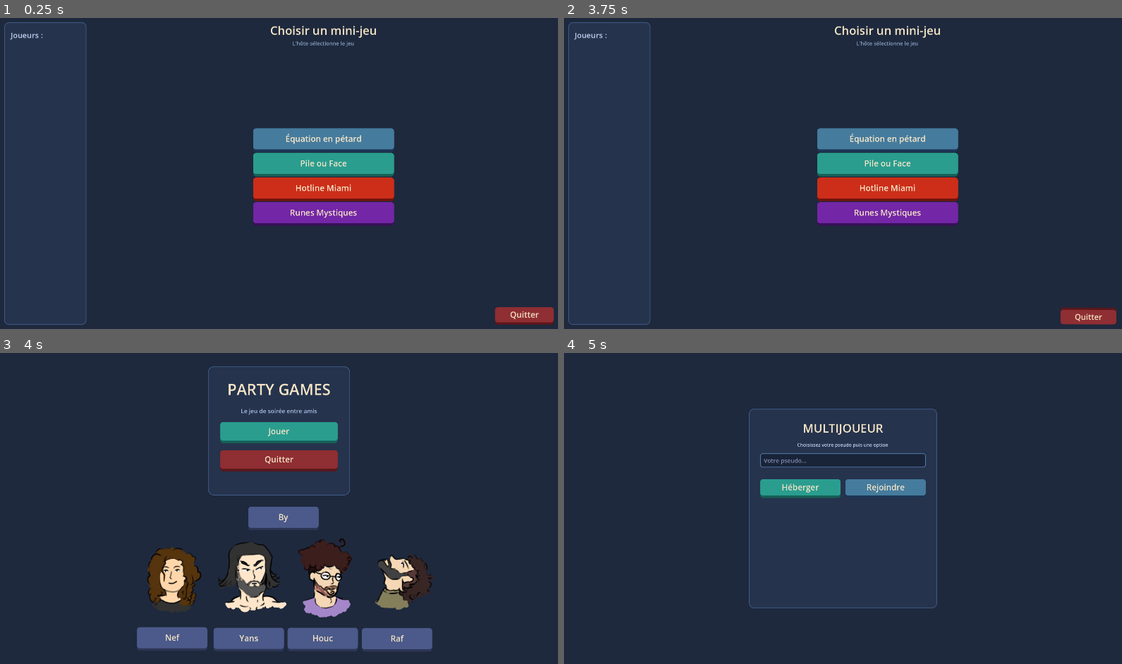
Above: before the commit, frames 1-4 (two rows, left to right).
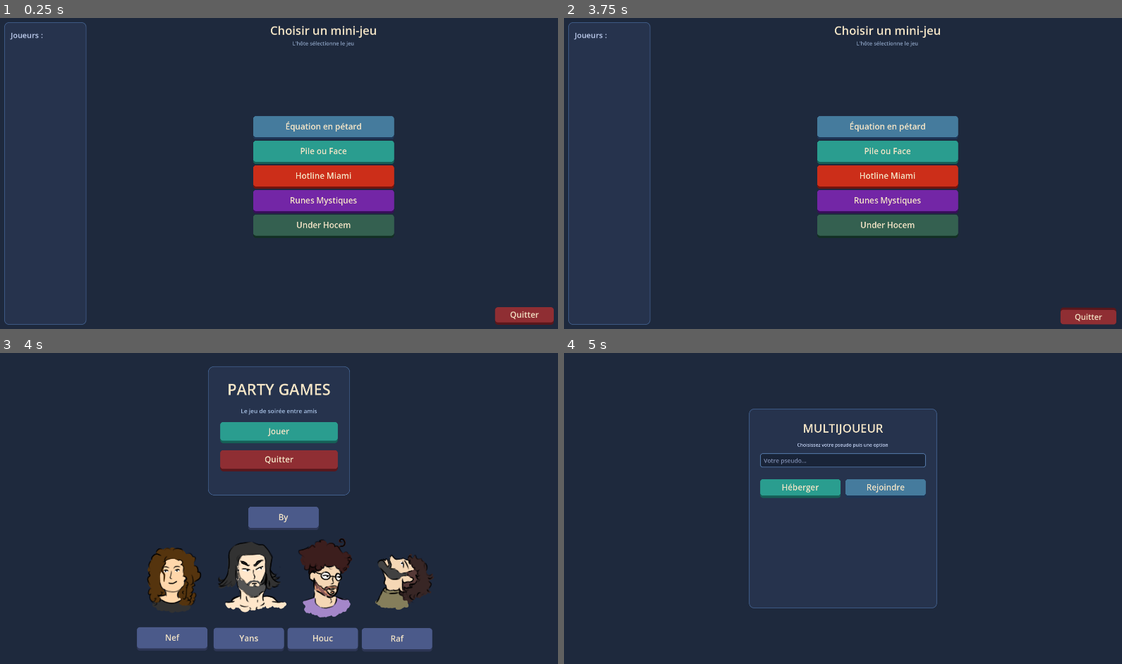
Above: after the commit, the same moments.

Repository: Gank-Bang/PartyGame
Game: Godot game, scene res://Scenes/Lobby/SelectGames.tscn
Two runs of this game, one before a commit and one after it. Both use one fixed random seed, a clock stepped at 60 frames per second and the inputs below. This scene is started directly instead of the project's main scene.
Inputs (mouse positions are in pixels of both pictures, inside the frame that each line leads up to):
- Up to frame 1 (0.25 s): no input
- Up to frame 2 (3.75 s): tap Enter at 0.5, 2, 3.5 s; move the mouse to (887, 139) at 0.52 s; hold Right (ui_right) 0.53-1.28 s; click (887, 139) at 0.6 s; tap Space at 0.77, 1.25, 1.52, 2.75, 3.02 s; move the mouse to (887, 164) at 1.27 s; hold Down (ui_down) 1.28-2.03 s; tap Q at 1.35 s; click (887, 164) at 1.42 s; move the mouse to (887, 189) at 2.02 s; hold Right (ui_right) 2.03-2.78 s; hold Z 2.03-2.78 s; click (887, 189) at 2.17 s; move the mouse to (887, 213) at 2.77 s; hold Up (ui_up) 2.78-3.53 s; click (887, 213) at 2.85 s; move the mouse to (1088, 316) at 3.52 s; hold Left (ui_left) from 3.53 s (still down); hold Q from 3.53 s (still down); click (1088, 316) at 3.67 s
- Up to frame 3 (4 s): keep holding Left (ui_left); keep holding Q; tap Space at 3.77 s
- Up to frame 4 (5 s): keep holding Left (ui_left); tap Space at 4.25, 4.52 s; move the mouse to (843, 433) at 4.27 s; release Q at 4.28 s; tap Z at 4.35 s; click (843, 433) at 4.42 s

The runs differ from the first frame. In frame 1, 7.1% of the frame differs, in the area x 45-71%, y 31-71%; in frame 2, 7.1%; in frame 3, nothing differs; in frame 4, nothing differs.

Commit message:
Ajout du bouton dans le menu underHocem

Diff:
--- a/Scenes/Lobby/SelectGames.tscn
+++ b/Scenes/Lobby/SelectGames.tscn
@@ -83,20 +83,6 @@
 size_flags_horizontal = 3
 size_flags_vertical = 3
 
-[node name="FlatButton4" parent="." unique_id=2019475342 instance=ExtResource("1_wdffp")]
-offset_left = 668.0
-offset_top = 422.0
-offset_right = 1210.0
-offset_bottom = 502.0
-text = "Under Hocem"
-
-[node name="VBoxContainer" type="VBoxContainer" parent="." unique_id=238303122]
-offset_left = 136.0
-offset_top = 340.0
-offset_right = 450.0
-offset_bottom = 735.0
-theme_override_constants/separation = 20
-
 [node name="Title" type="Label" parent="CanvasLayer/UI/MainHBox/RightVBox" unique_id=2019618632]
 layout_mode = 2
 theme_override_colors/font_color = Color(0.96, 0.9, 0.78, 1)
@@ -147,6 +133,14 @@
 face_color = Color(0.45, 0.15, 0.65, 1)
 shadow_color = Color(0.22, 0.06, 0.35, 1)
 
+[node name="UnderHocem" parent="CanvasLayer/UI/MainHBox/RightVBox" unique_id=1884313135 instance=ExtResource("1_wdffp")]
+custom_minimum_size = Vector2(480, 80)
+layout_mode = 2
+size_flags_horizontal = 4
+text = "Under Hocem"
+face_color = Color(0.20239687, 0.3751704, 0.3126692, 1)
+shadow_color = Color(0.07484346, 0.18755466, 0.13995752, 1)
+
 [node name="Spacer2" type="Control" parent="CanvasLayer/UI/MainHBox/RightVBox" unique_id=1955445689]
 layout_mode = 2
 size_flags_vertical = 3
@@ -164,3 +158,17 @@
 text = "Quitter"
 face_color = Color(0.56, 0.18, 0.2, 1)
 shadow_color = Color(0.35, 0.09, 0.11, 1)
+
+[node name="FlatButton4" parent="." unique_id=2019475342 instance=ExtResource("1_wdffp")]
+offset_left = 668.0
+offset_top = 422.0
+offset_right = 1210.0
+offset_bottom = 502.0
+text = "Under Hocem"
+
+[node name="VBoxContainer" type="VBoxContainer" parent="." unique_id=238303122]
+offset_left = 136.0
+offset_top = 340.0
+offset_right = 450.0
+offset_bottom = 735.0
+theme_override_constants/separation = 20
--- a/Scripts/Lobby/SelectGamesScript.gd
+++ b/Scripts/Lobby/SelectGamesScript.gd
@@ -11,7 +11,7 @@
 @onready var _btn_quitter: Control     = $CanvasLayer/UI/MainHBox/RightVBox/QuitRow/FlatButton3
 @onready var _btn_miami: Control     = $CanvasLayer/UI/MainHBox/RightVBox/HotlineMiami
 @onready var _btn_runes: Control     = $CanvasLayer/UI/MainHBox/RightVBox/RunesMiniGame
-@onready var _btn_underhocem: Control    = $FlatButton4
+@onready var _btn_underhocem: Control    = $CanvasLayer/UI/MainHBox/RightVBox/UnderHocem
 
 
 ## Couleurs de survol "hôte" pour les clients (key = scene id)
--- a/project.godot
+++ b/project.godot
@@ -11,7 +11,7 @@
 [application]
 
 config/name="PartyGame"
-run/main_scene="uid://ywmyd4tgj54"
+run/main_scene="uid://t0xtls0x2koq"
 config/features=PackedStringArray("4.7", "GL Compatibility")
 config/icon="res://icon.svg"
 
Not shown: 1 places in Scenes/Main.tscn that only renumber resources
